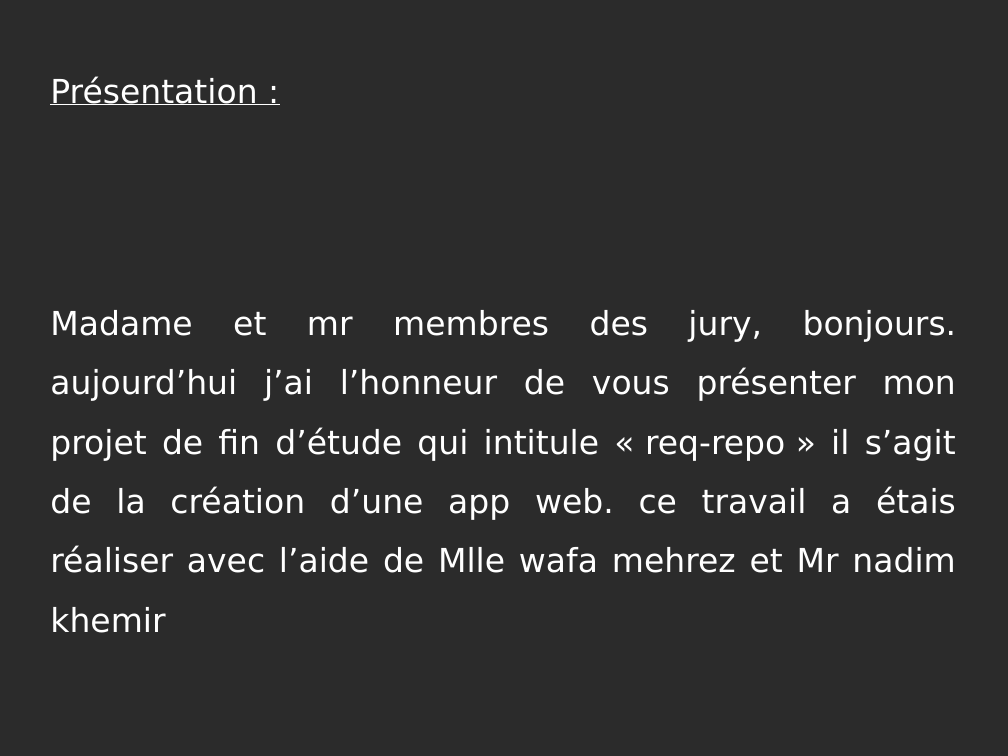
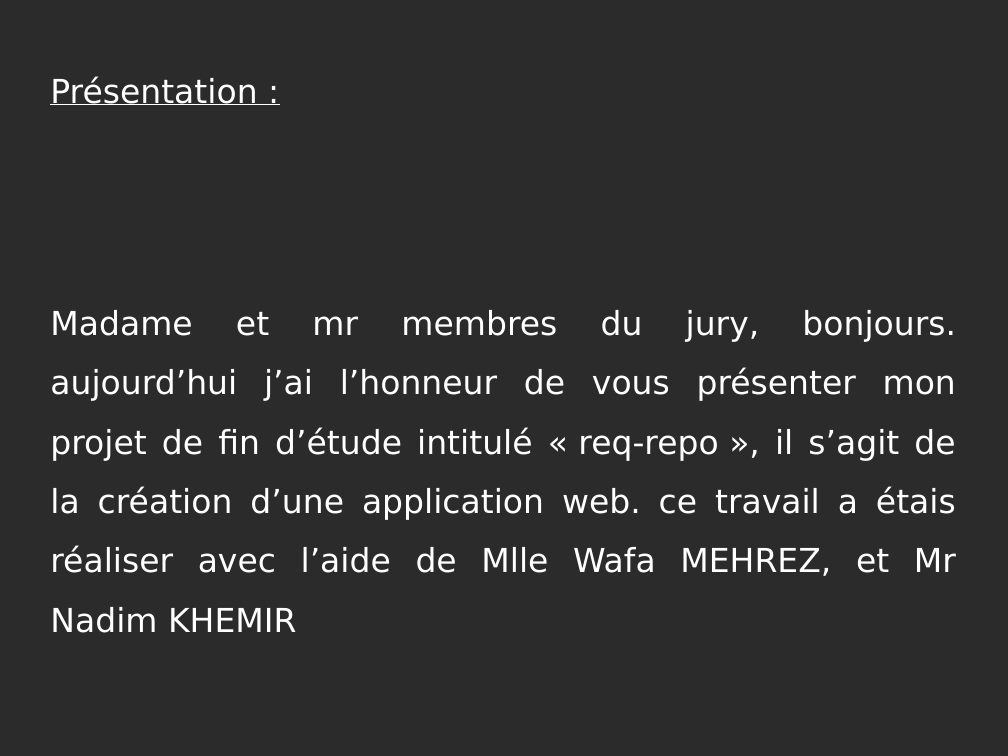
Before and after one commit to amine95bz/PFE, a slide deck: slide 1 of speech.odp. Drawn at 1008x756 pixels with LibreOffice and Linux fonts; fonts in the diff are those of the drawing; background and template pictures are left out; a plain dark background stands for a picture behind light text. Boxes give left, top, right and bottom in pixels: in the first picture for what was removed or moved away, otherwise in the second. Text is boxed around its words. In the diff, an @@ line names an element or a change of style, - is before the commit and + after.

```diff
--- a/speech.odp
+++ b/speech.odp
@@ text at box(50, 310, 956, 633): text changed @@
-Madame et mr membres des jury, bonjours. aujourd’hui j’ai l’honneur de vous présenter mon projet de fin d’étude qui intitule « req-repo » il s’agit de la création d’une app web. ce travail a étais réaliser avec l’aide de Mlle wafa mehrez et Mr nadim khemir
+Madame et mr membres du jury, bonjours. aujourd’hui j’ai l’honneur de vous présenter mon projet de fin d’étude intitulé « req-repo », il s’agit de la création d’une application web. ce travail a étais réaliser avec l’aide de Mlle Wafa MEHREZ, et Mr Nadim KHEMIR
```
Also in this commit, not shown: 6 other slides changed, 1 other file.
